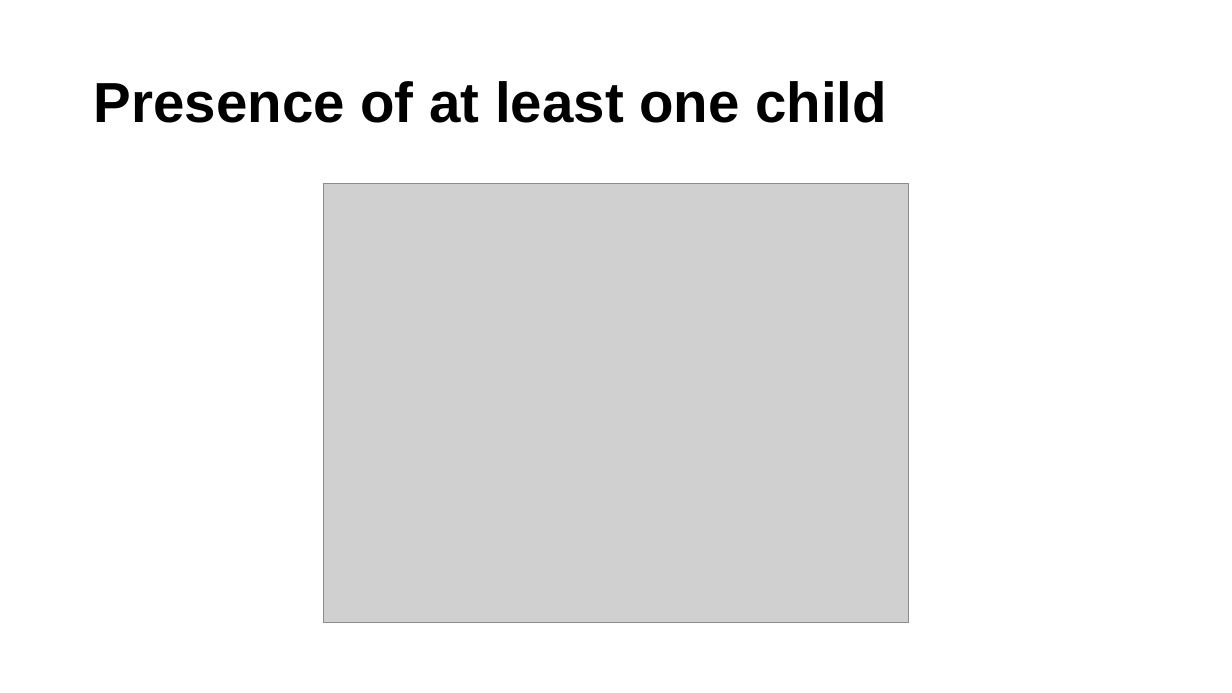
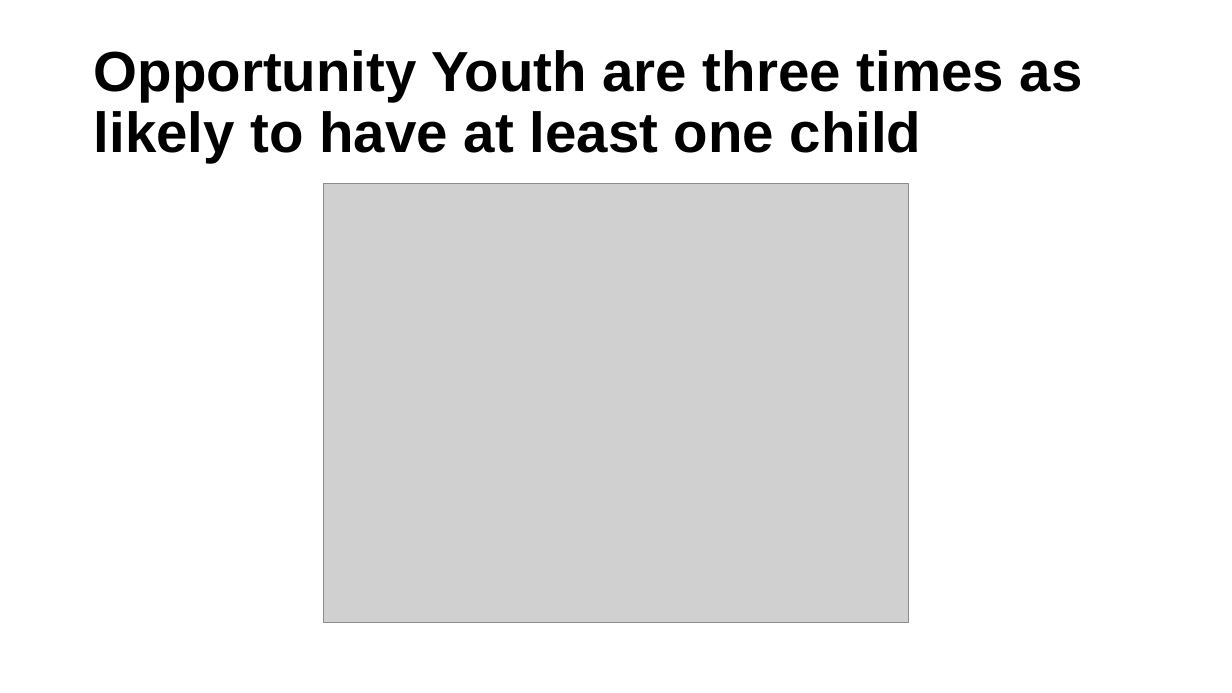
Before and after one commit to ucdiegorubi/oy_census_analysis, a slide deck: slide 10 of create_powerpoint/household_structure_estimates.pptx. Drawn at 1232x693 pixels with LibreOffice and Linux fonts; fonts in the diff are those of the drawing; grey boxes stand for pictures; background and template pictures are left out. Boxes give left, top, right and bottom in pixels: in the first picture for what was removed or moved away, otherwise in the second. Text is boxed around its words. In the diff, an @@ line names an element or a change of style, - is before the commit and + after.

```diff
--- a/create_powerpoint/household_structure_estimates.pptx
+++ b/create_powerpoint/household_structure_estimates.pptx
@@ title at (94,50,1083,163): text changed @@
-Presence of at least one child
+Opportunity Youth are three times as likely to have at least one child
```
Also in this commit, not shown: 10 other slides changed, 5 slides added, 5 slides removed, 7 other files.
